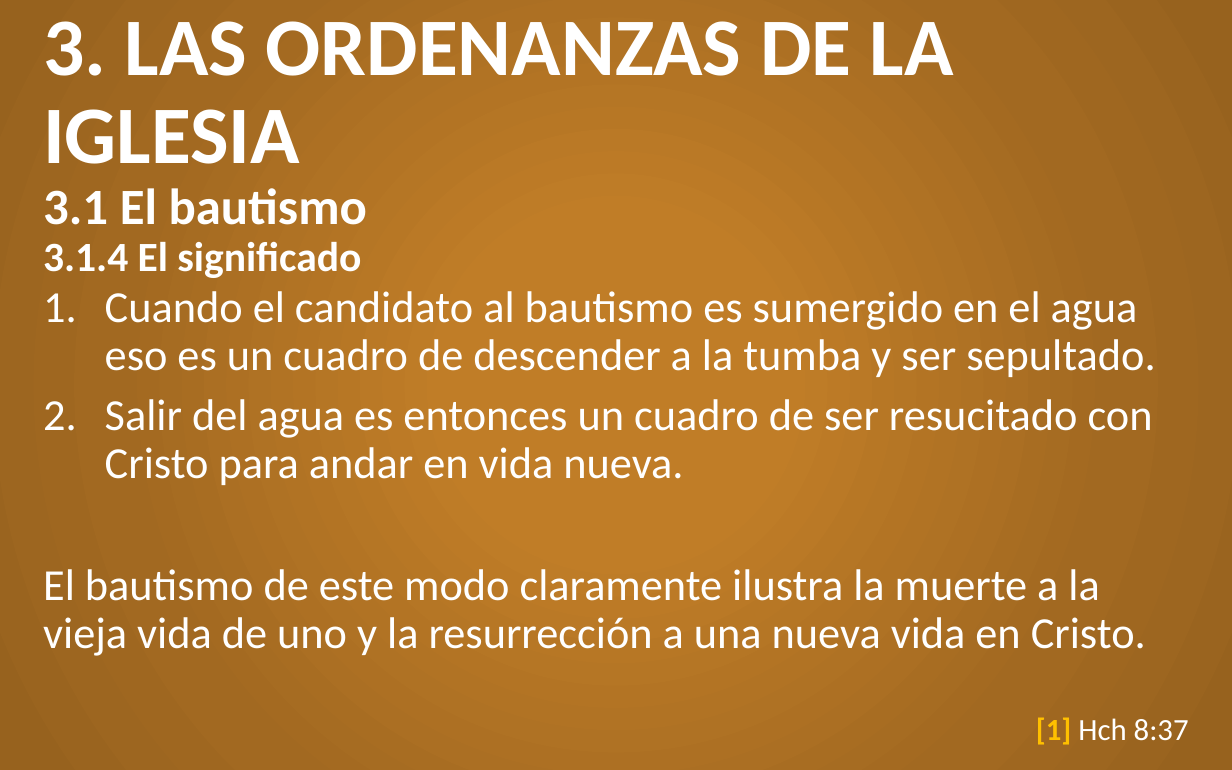
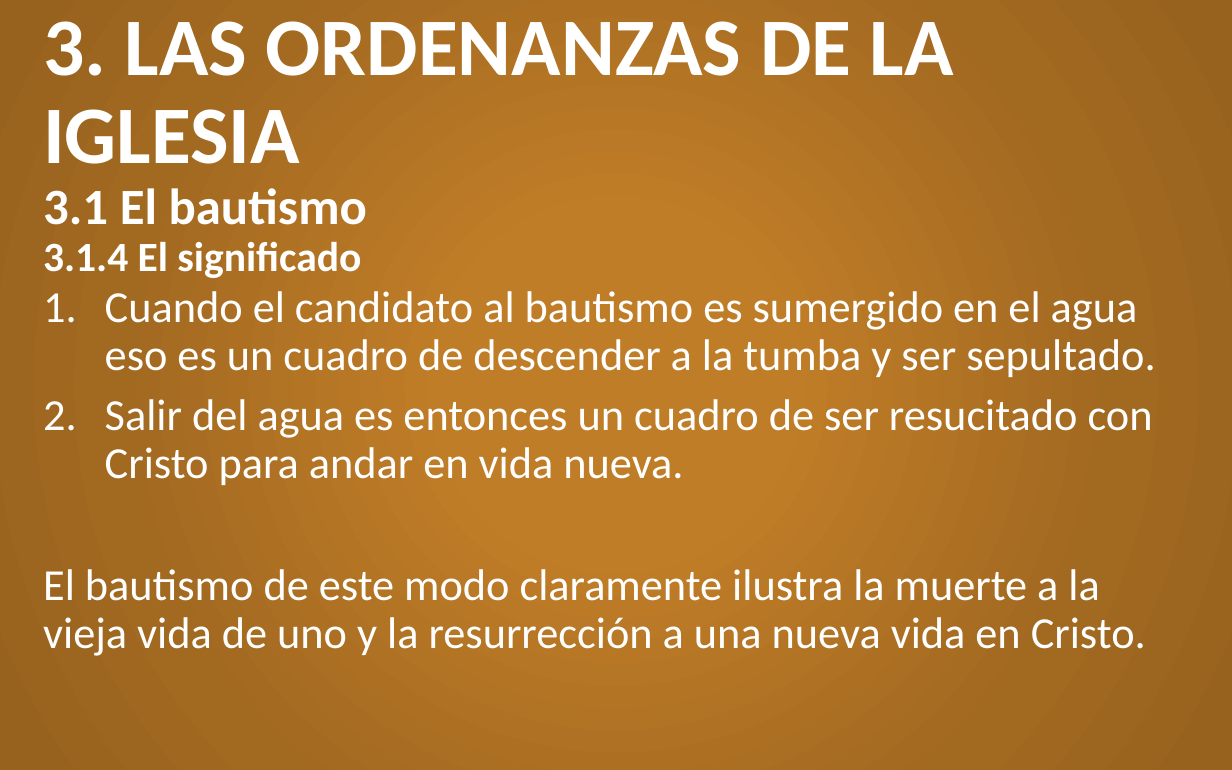
Before and after one commit to CreyTuning/documents, a slide deck: slide 23 of slideshow/Teologia Sistematica y Biblica - Myer Pearlman/Clases/9. Iglesia.pptx. Drawn at 1232x770 pixels with LibreOffice and Linux fonts; fonts in the diff are those of the drawing. Boxes give left, top, right and bottom in pixels: in the first picture for what was removed or moved away, otherwise in the second. Text is boxed around its words. In the diff, an @@ line names an element or a change of style, - is before the commit and + after.

```diff
--- a/slideshow/Teologia Sistematica y Biblica - Myer Pearlman/Clases/9. Iglesia.pptx
+++ b/slideshow/Teologia Sistematica y Biblica - Myer Pearlman/Clases/9. Iglesia.pptx
@@ text removed at (1036, 717, 1189, 745) @@
-[1] Hch 8:37
```
Also in this commit, not shown: 3 other slides changed, 2 other files.
